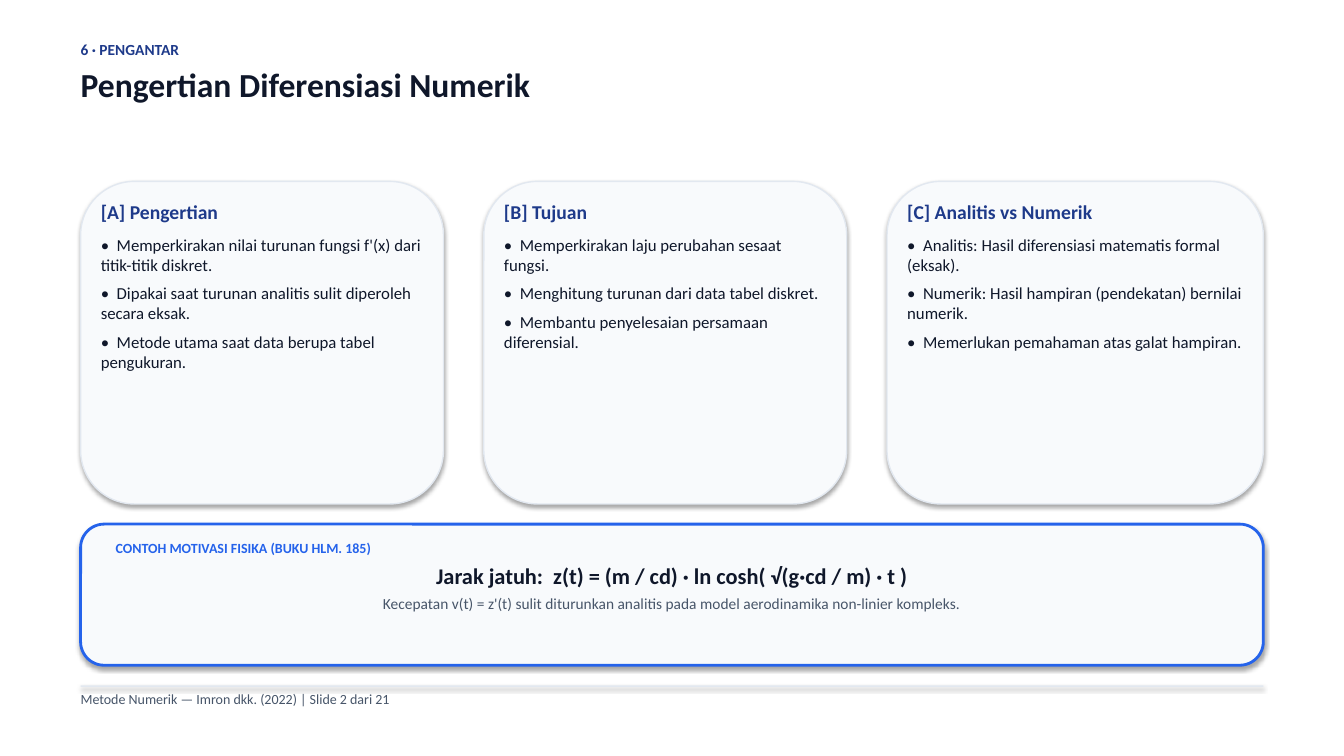
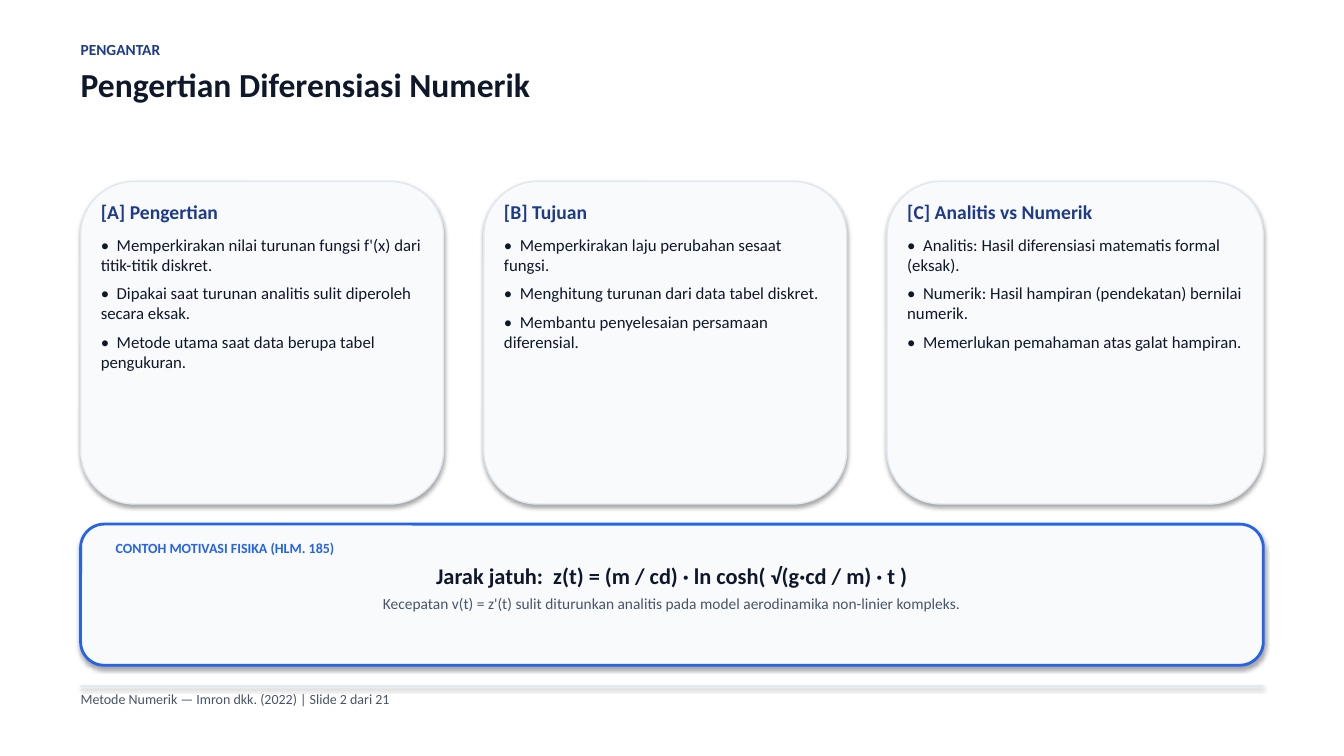
Before and after one commit to Moreyartea/Diferensiasi-Numerik, a slide deck: slide 2 of Diferensiasi_Numerik.pptx. Drawn at 1344x756 pixels with LibreOffice and Linux fonts; fonts in the diff are those of the drawing. Boxes give left, top, right and bottom in pixels: in the first picture for what was removed or moved away, otherwise in the second. Text is boxed around its words. In the diff, an @@ line names an element or a change of style, - is before the commit and + after.

```diff
--- a/Diferensiasi_Numerik.pptx
+++ b/Diferensiasi_Numerik.pptx
@@ text at [81,45,161,55]: text changed @@
-6 · PENGANTAR
+PENGANTAR
@@ text at [116,543,335,555]: text changed @@
-CONTOH MOTIVASI FISIKA (BUKU HLM. 185)
+CONTOH MOTIVASI FISIKA (HLM. 185)
```
Also in this commit, not shown: 10 other slides changed, 4 other files.
